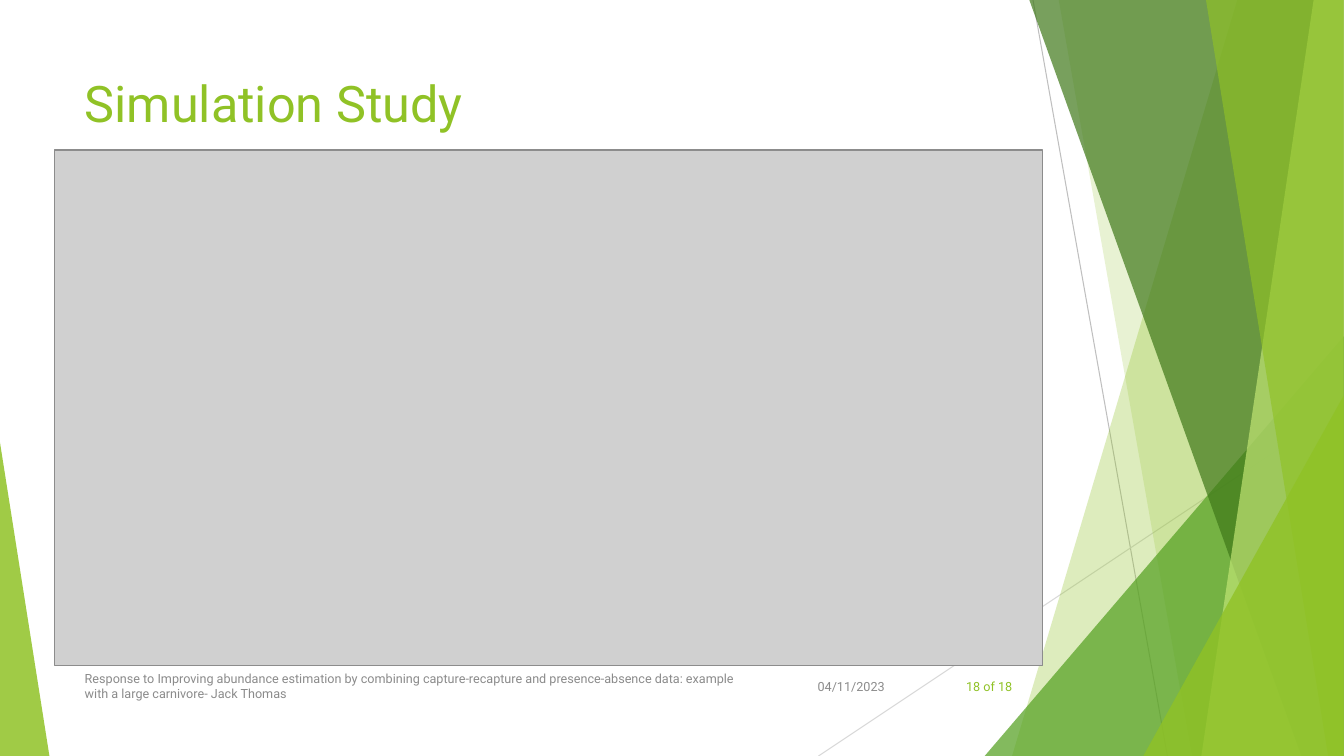
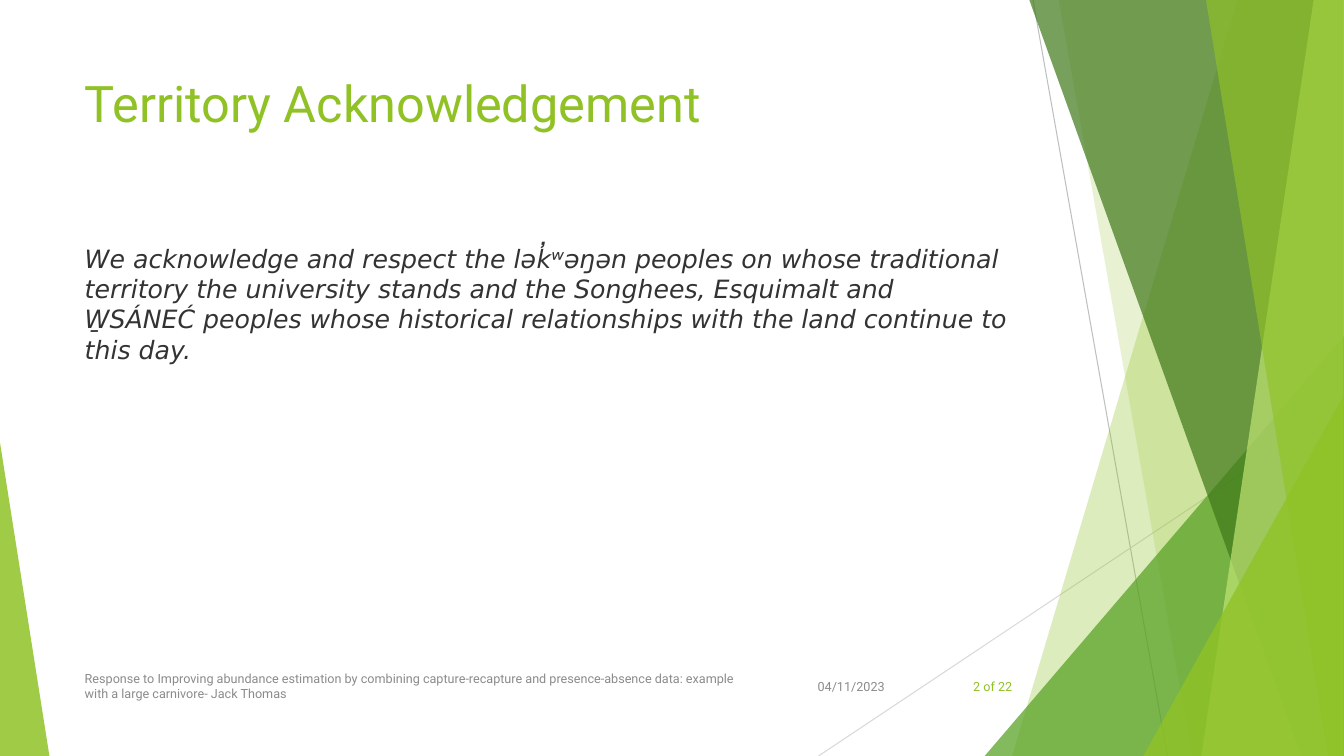
Before and after one commit to jackthomas818/masters-project, a slide deck: slide 2 of resources/OralPresentation/OralPresentationJack.pptx (slide 18 before the commit). Drawn at 1344x756 pixels with LibreOffice and Linux fonts; fonts in the diff are those of the drawing; grey boxes stand for pictures. Boxes give left, top, right and bottom in pixels: in the first picture for what was removed or moved away, otherwise in the second. Text is boxed around its words. In the diff, an @@ line names an element or a change of style, - is before the commit and + after.

```diff
--- a/resources/OralPresentation/OralPresentationJack.pptx
+++ b/resources/OralPresentation/OralPresentationJack.pptx
@@ title at (x1=85, y1=84, x2=701, y2=133): text changed @@
-Simulation Study
+Territory Acknowledgement
@@ picture removed at (x1=54, y1=150, x2=1042, y2=666) @@
@@ text added at (x1=85, y1=247, x2=1006, y2=365), 18 pt, text #333333, italic @@
+We acknowledge and respect the lək̓ʷəŋən peoples on whose traditional territory the university stands and the Songhees, Esquimalt and W̱SÁNEĆ peoples whose historical relationships with the land continue to this day.
@@ page number at (x1=973, y1=681, x2=1012, y2=691): text changed @@
-18 of 18
+2 of 22
```
Also in this commit, not shown: 9 other slides changed, 4 slides removed, 1 other file.
